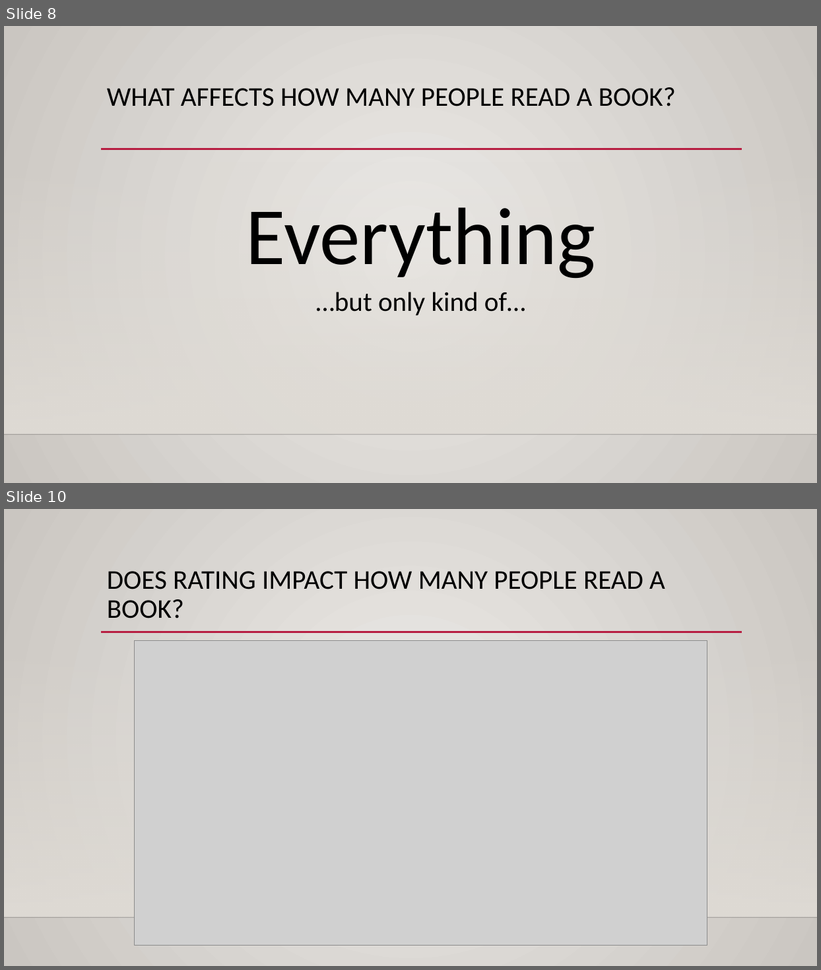
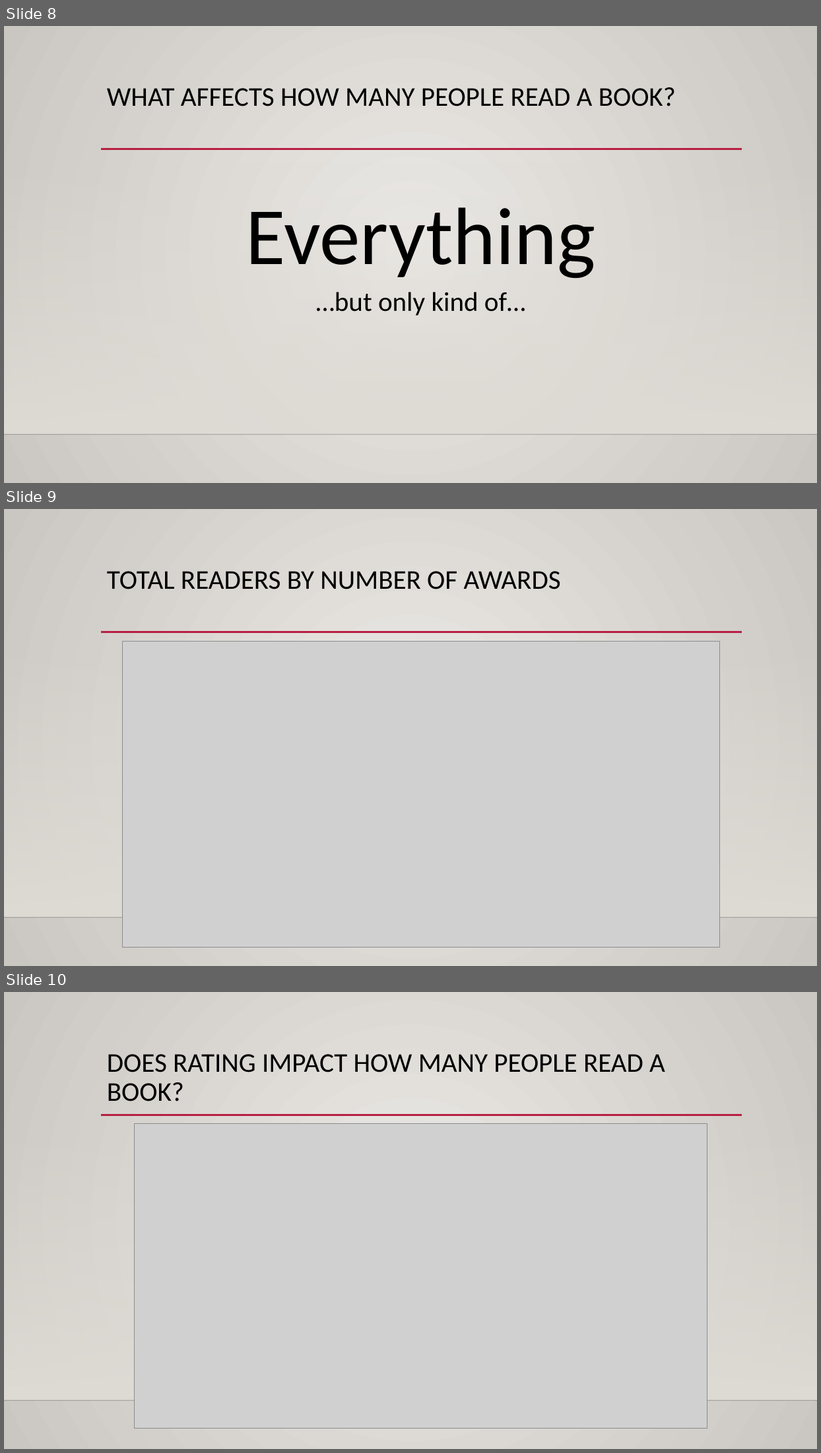
Before and after one commit to benwitte/goodreads, a slide deck: Goodreads_Presentation.pptx. Shown one above the other, each under a label of ours: slides 8 and 10 before the commit, slides 8, 9 and 10 after it; the slides between them are not shown. The pictures are 821x970 and 821x1453 pixels, drawn with LibreOffice and Linux fonts; fonts in the diff are those of the drawing; grey boxes stand for pictures; background and template pictures are left out. Boxes give left, top, right and bottom in pixels: in the first picture for what was removed or moved away, otherwise in the second. Text is boxed around its words. In the diff, an @@ line names an element or a change of style, - is before the commit and + after.

```diff
--- a/Goodreads_Presentation.pptx
+++ b/Goodreads_Presentation.pptx
@@ slide 9 added at [4,509,817,966], background gradient #ECEAE7 to #CAC7C1; not listed: 3 template elements that a slide beside it also shows @@
@@ title added at [107,571,561,590], 32 pt, text #000000 @@
+TOTAL READERS BY NUMBER OF AWARDS
@@ picture added at [122,642,719,948] @@
```
Also in this commit, not shown: 3 slides changed, 3 other slides added, 3 slides removed, 1 other file.
